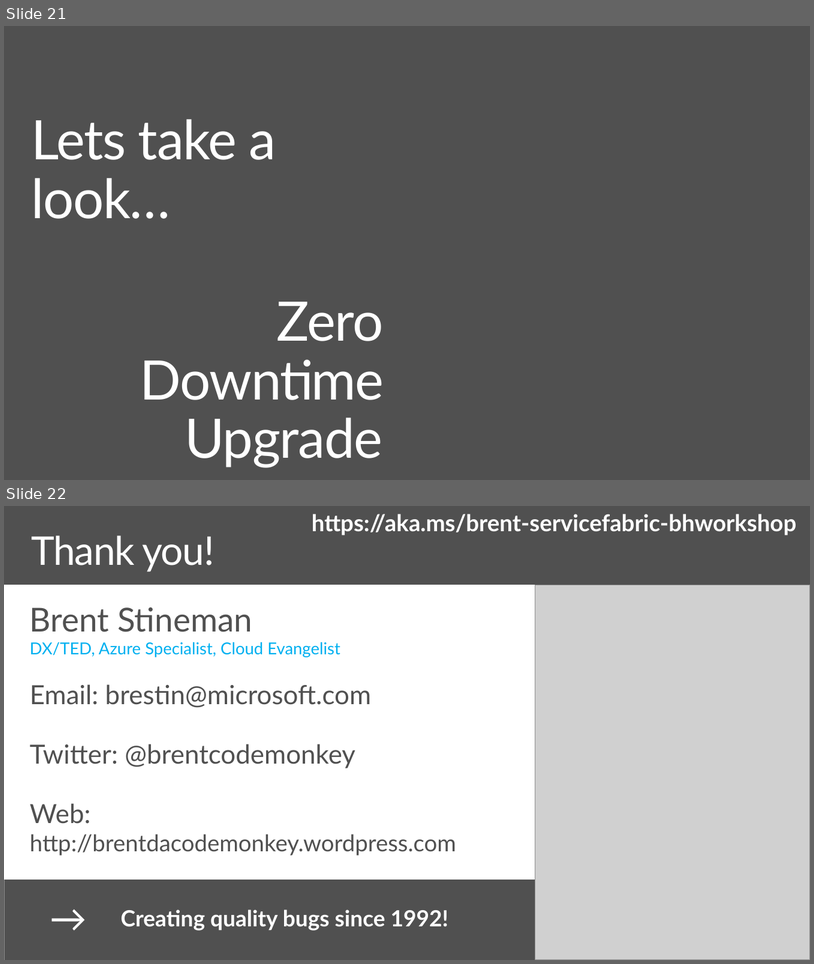
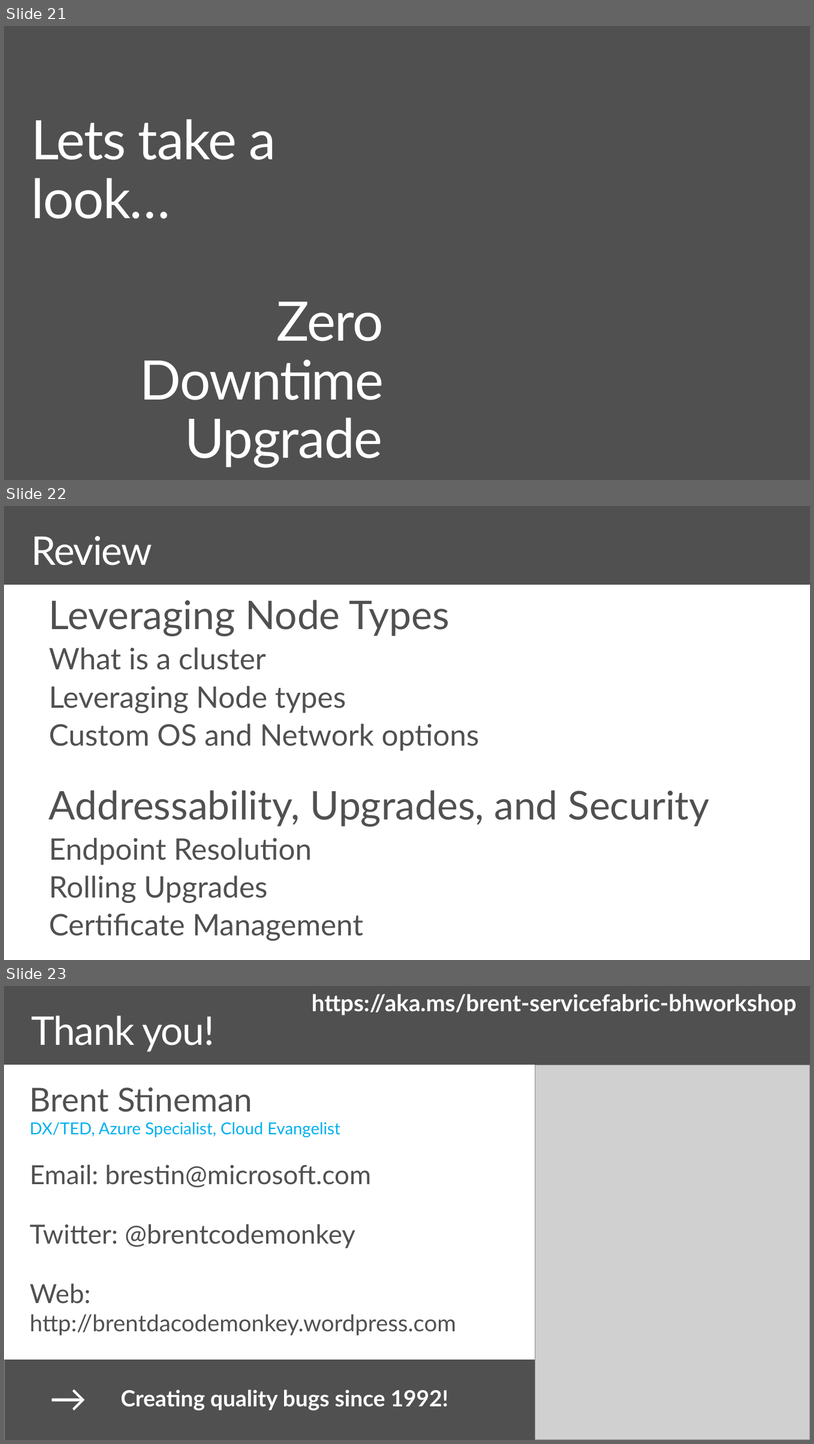
Before and after one commit to brentstineman/PersonalStuff, a slide deck: Presentations/Service Fabric/ServiceFabric - Real World.pptx. Shown one above the other, each under a label of ours: slides 21 and 22 before the commit, slides 21, 22 and 23 after it. The pictures are 814x964 and 814x1444 pixels, drawn with LibreOffice and Linux fonts; fonts in the diff are those of the drawing; grey boxes stand for pictures; background and template pictures are left out. Boxes give left, top, right and bottom in pixels: in the first picture for what was removed or moved away, otherwise in the second. Text is boxed around its words. In the diff, an @@ line names an element or a change of style, - is before the commit and + after.

Commit message:
added review slide

```diff
--- a/Presentations/Service Fabric/ServiceFabric - Real World.pptx
+++ b/Presentations/Service Fabric/ServiceFabric - Real World.pptx
@@ slide 22 added at box(4, 506, 810, 960), background #505050; not listed: 1 template element that a slide beside it also shows @@
@@ title added at box(31, 536, 152, 565), 48 pt, text #FFFFFF @@
+Review
@@ text added at box(49, 600, 710, 940), 36 pt, text #505050 @@
+Leveraging Node Types
+What is a cluster
+Leveraging Node types
+Custom OS and Network options
+Addressability, Upgrades, and Security
+Endpoint Resolution
+Rolling Upgrades
+Certificate Management
@@ what was slide 22 is now slide 23 @@
```
